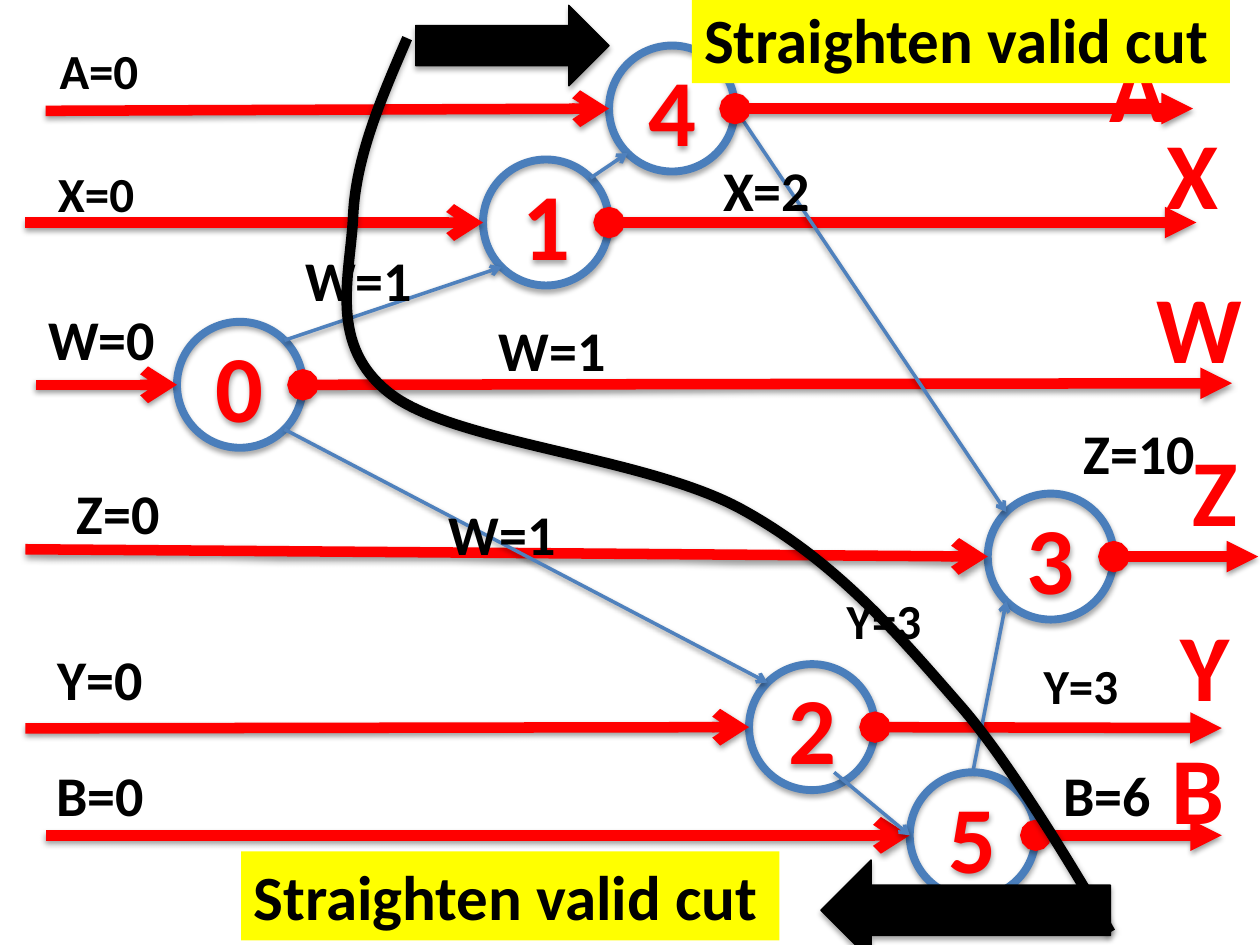
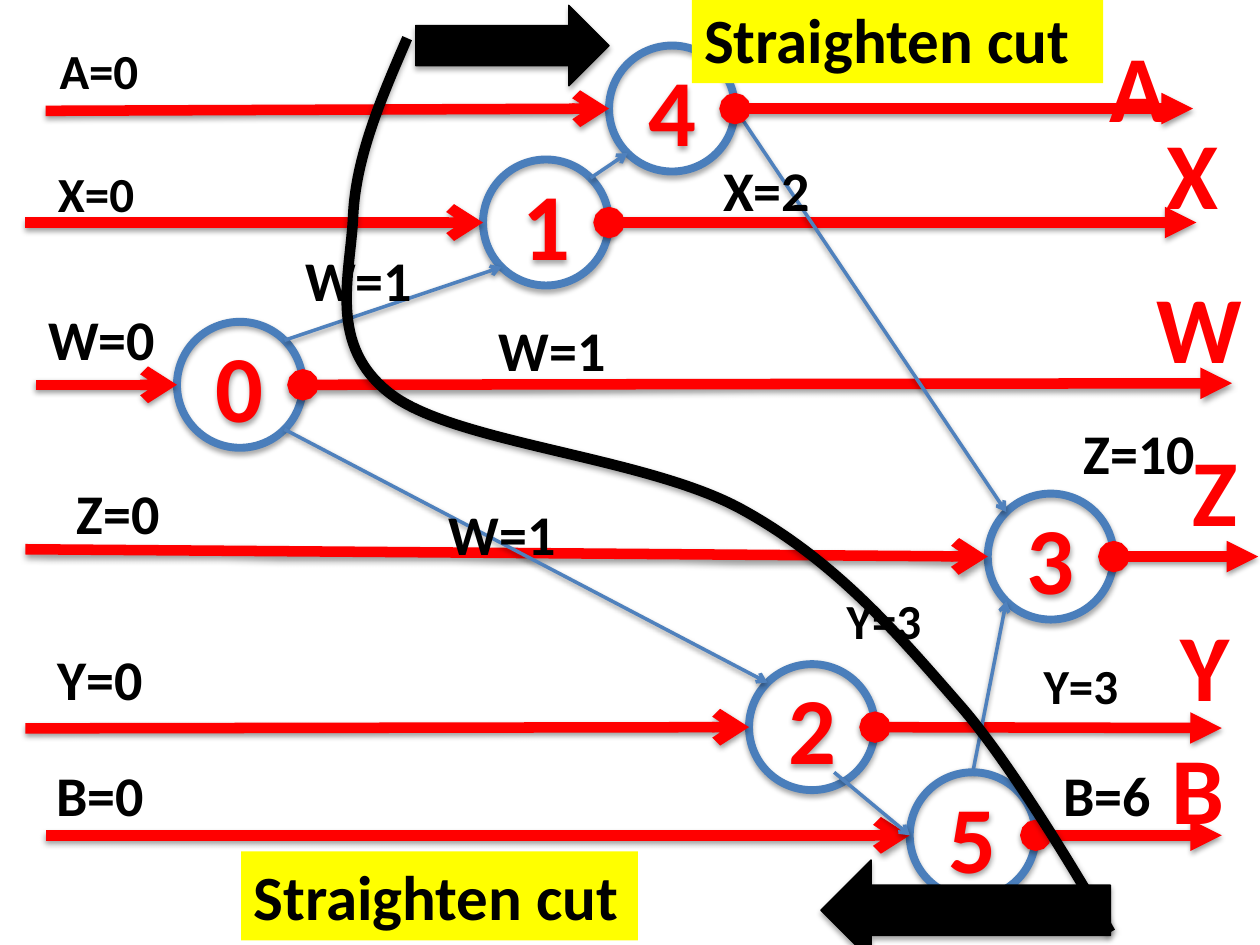
Before and after one commit to kmchandy/kmchandy.github.io, a slide deck: slide 7 of TimelineDiagrams/TimelineDiagrams.pptx. Drawn at 1260x945 pixels with LibreOffice and Linux fonts; fonts in the diff are those of the drawing. Boxes give left, top, right and bottom in pixels: in the first picture for what was removed or moved away, otherwise in the second. Text is boxed around its words. In the diff, an @@ line names an element or a change of style, - is before the commit and + after.

```diff
--- a/TimelineDiagrams/TimelineDiagrams.pptx
+++ b/TimelineDiagrams/TimelineDiagrams.pptx
@@ rectangle "Straighten cut": place and size @@
-rectangle "Straighten cut" at [692,0,1230,83]
+rectangle "Straighten cut" at [692,0,1102,83]
@@ text in rectangle at [704,18,1069,74]: text changed @@
-Straighten valid cut
+Straighten cut
@@ rectangle "Straighten cut": place and size @@
-rectangle "Straighten cut" at [241,852,779,941]
+rectangle "Straighten cut" at [241,852,638,941]
@@ text in rectangle at [254,875,618,931]: text changed @@
-Straighten valid cut
+Straighten cut
```
Also in this commit, not shown: 8 other files.
